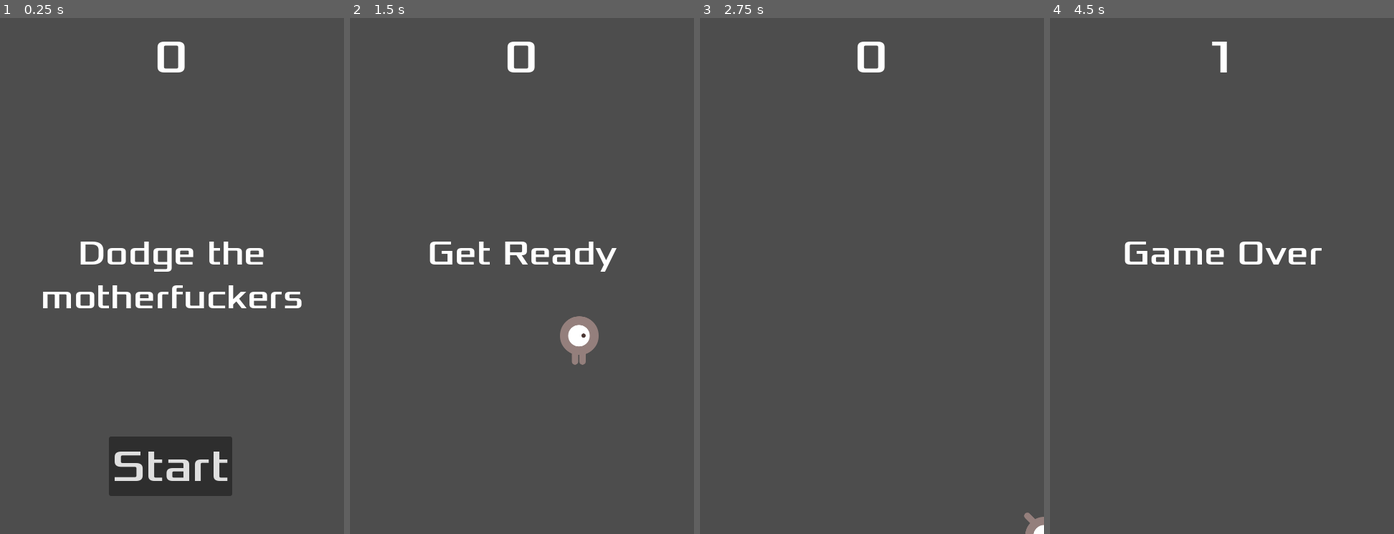
Above: before the commit, frames 1-4 (left to right).
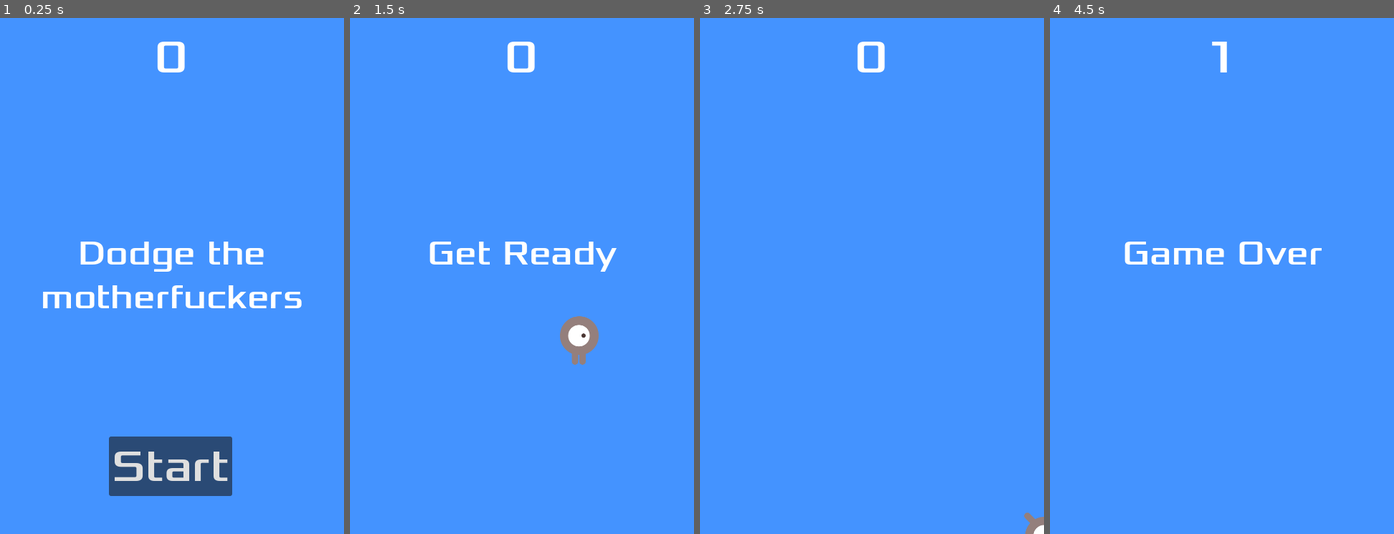
Above: after the commit, the same moments.

Repository: egmp7/tutorials
Game: Godot game, scene res://Main.tscn
Same seed, same stepped clock (60 frames per second), same inputs: the game is played once before the commit and once after it.
Inputs:
- Up to frame 1 (0.25 s): no input
- Up to frame 2 (1.5 s): click "Start" at 0.5 s; tap Enter at 1.25 s; hold Right (move_right) from 1.28 s (still down)
- Up to frame 3 (2.75 s): release Right (move_right) at 2.03 s; hold Down (move_down) from 2.03 s (still down)
- Up to frame 4 (4.5 s): release Down (move_down) at 2.78 s; hold Right (move_right) 2.78-3.53 s; hold Up (move_up) 3.53-4.28 s; hold Left (move_left) from 4.28 s (still down)

The runs differ from the first frame. In frame 1, 97% of the frame differs, in the area x 0-100%, y 0-100%; in frame 2, 98%; in frame 3, 100%; in frame 4, 99%.

Commit message:
2D game completed

Diff:
--- a/Godot/TutGame/HUD.tscn
+++ b/Godot/TutGame/HUD.tscn
@@ -1,7 +1,13 @@
-[gd_scene load_steps=3 format=3 uid="uid://cbip28fr4puru"]
+[gd_scene load_steps=5 format=3 uid="uid://cbip28fr4puru"]
 
 [ext_resource type="Script" path="res://HUD.gd" id="1_qc5u6"]
 [ext_resource type="FontFile" uid="uid://dn1ba5i446o4d" path="res://fonts/Xolonium-Regular.ttf" id="2_xxvhv"]
+
+[sub_resource type="InputEventAction" id="InputEventAction_ygkkt"]
+action = &"start_game"
+
+[sub_resource type="Shortcut" id="Shortcut_dx8yd"]
+events = [SubResource("InputEventAction_ygkkt")]
 
 [node name="HUD" type="CanvasLayer"]
 script = ExtResource("1_qc5u6")
@@ -52,6 +58,7 @@
 grow_vertical = 0
 theme_override_fonts/font = ExtResource("2_xxvhv")
 theme_override_font_sizes/font_size = 62
+shortcut = SubResource("Shortcut_dx8yd")
 text = "Start"
 
 [node name="MessageTimer" type="Timer" parent="."]
--- a/Godot/TutGame/Main.gd
+++ b/Godot/TutGame/Main.gd
@@ -6,6 +6,8 @@
 	$ScoreTimer.stop()
 	$MobTimer.stop()
 	$HUD.show_game_over()
+	$Music.stop()
+	$DeathSound.play()
 
 func new_game():
 	score = 0
@@ -14,6 +16,7 @@
 	$HUD.update_score(score)
 	$HUD.show_message("Get Ready")
 	get_tree().call_group("mobs", "queue_free")
+	$Music.play()
 
 func _on_mob_timer_timeout():
 	# Create a new instance of the Mob scene.
--- a/Godot/TutGame/Main.tscn
+++ b/Godot/TutGame/Main.tscn
@@ -1,9 +1,11 @@
-[gd_scene load_steps=6 format=3 uid="uid://c2n3xoe8s42jp"]
+[gd_scene load_steps=8 format=3 uid="uid://c2n3xoe8s42jp"]
 
 [ext_resource type="PackedScene" uid="uid://oc1ey5ych4fq" path="res://player.tscn" id="1_0k6qn"]
 [ext_resource type="Script" path="res://Main.gd" id="1_bv6it"]
 [ext_resource type="PackedScene" uid="uid://cctrp7e4bgu7g" path="res://Mob.tscn" id="2_48klu"]
 [ext_resource type="PackedScene" uid="uid://cbip28fr4puru" path="res://HUD.tscn" id="4_lixie"]
+[ext_resource type="AudioStream" uid="uid://xfavfy4018fn" path="res://art/House In a Forest Loop.ogg" id="5_3pch3"]
+[ext_resource type="AudioStream" uid="uid://tdxqvliy4aqw" path="res://art/gameover.wav" id="6_x3moo"]
 
 [sub_resource type="Curve2D" id="Curve2D_8le0y"]
 _data = {
@@ -14,6 +16,14 @@
 [node name="Main" type="Node"]
 script = ExtResource("1_bv6it")
 mob_scene = ExtResource("2_48klu")
+
+[node name="ColorRect" type="ColorRect" parent="."]
+anchors_preset = 15
+anchor_right = 1.0
+anchor_bottom = 1.0
+grow_horizontal = 2
+grow_vertical = 2
+color = Color(0.266667, 0.576471, 1, 1)
 
 [node name="Player" parent="." instance=ExtResource("1_0k6qn")]
 
@@ -36,6 +46,13 @@
 
 [node name="HUD" parent="." instance=ExtResource("4_lixie")]
 
+[node name="Music" type="AudioStreamPlayer" parent="."]
+stream = ExtResource("5_3pch3")
+volume_db = -16.842
+
+[node name="DeathSound" type="AudioStreamPlayer" parent="."]
+stream = ExtResource("6_x3moo")
+
 [connection signal="hit" from="Player" to="." method="game_over"]
 [connection signal="timeout" from="MobTimer" to="." method="_on_mob_timer_timeout"]
 [connection signal="timeout" from="ScoreTimer" to="." method="_on_score_timer_timeout"]
--- a/Godot/TutGame/project.godot
+++ b/Godot/TutGame/project.godot
@@ -43,3 +43,8 @@
 "events": [Object(InputEventKey,"resource_local_to_scene":false,"resource_name":"","device":0,"window_id":0,"alt_presse …(181 unchanged characters)…
 ]
 }
+start_game={
+"deadzone": 0.5,
+"events": [Object(InputEventKey,"resource_local_to_scene":false,"resource_name":"","device":0,"window_id":0,"alt_pressed":false,"shift_pressed":false,"ctrl_pressed":false,"meta_pressed":false,"pressed":false,"keycode":0,"physical_keycode":4194309,"key_label":0,"unicode":0,"echo":false,"script":null)
+]
+}
